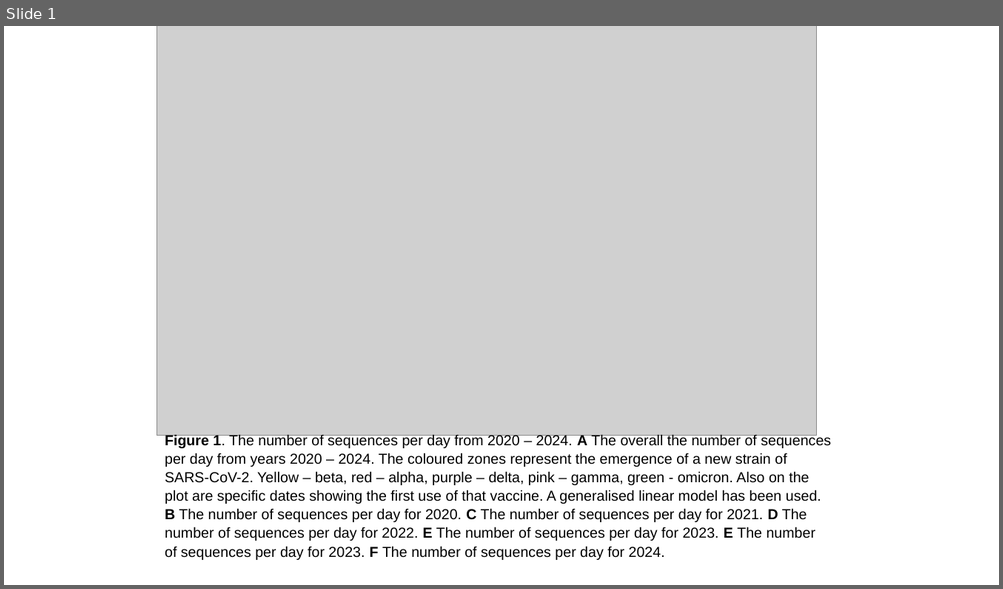
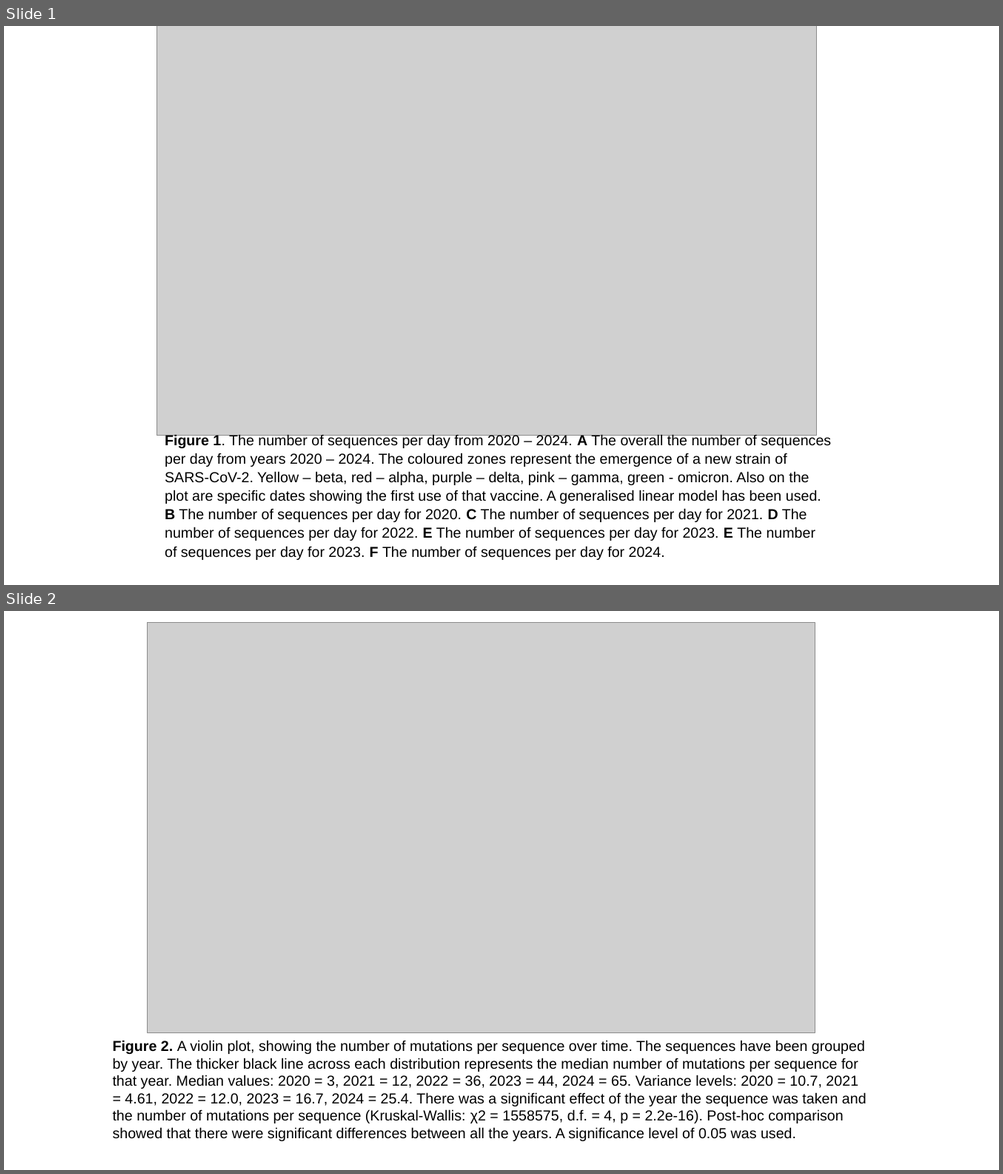
Before and after one commit to sha524/Spike_protein, a slide deck: Plots and Figures/Real plots and figures/Completed figures with captions.pptx. Shown one above the other, each under a label of ours: slide 1 before the commit, slides 1 and 2 after it. The pictures are 1003x589 and 1003x1174 pixels, drawn with LibreOffice and Linux fonts; fonts in the diff are those of the drawing; grey boxes stand for pictures. Boxes give left, top, right and bottom in pixels: in the first picture for what was removed or moved away, otherwise in the second. Text is boxed around its words. In the diff, an @@ line names an element or a change of style, - is before the commit and + after.

Commit message:
Big commit, number of mutations and report work

```diff
--- a/Plots and Figures/Real plots and figures/Completed figures with captions.pptx
+++ b/Plots and Figures/Real plots and figures/Completed figures with captions.pptx
@@ slide 2 added at [4,611,999,1170], background #FFFFFF @@
@@ picture added at [148,623,815,1034] @@
@@ text added at [113,1040,866,1142], 14 pt, text #000000 @@
+Figure 2. A violin plot, showing the number of mutations per sequence over time. The sequences have been grouped by year. The thicker black line across each distribution represents the median number of mutations per sequence for that year. Median values: 2020 = 3, 2021 = 12, 2022 = 36, 2023 = 44, 2024 = 65. Variance levels: 2020 = 10.7, 2021 = 4.61, 2022 = 12.0, 2023 = 16.7, 2024 = 25.4. There was a significant effect of the year the sequence was taken and the number of mutations per sequence (Kruskal-Wallis: χ2 = 1558575, d.f. = 4, p = 2.2e-16). Post-hoc comparison showed that there were significant differences between all the years. A significance level of 0.05 was used.
```
Also in this commit, not shown: 4 other files.
